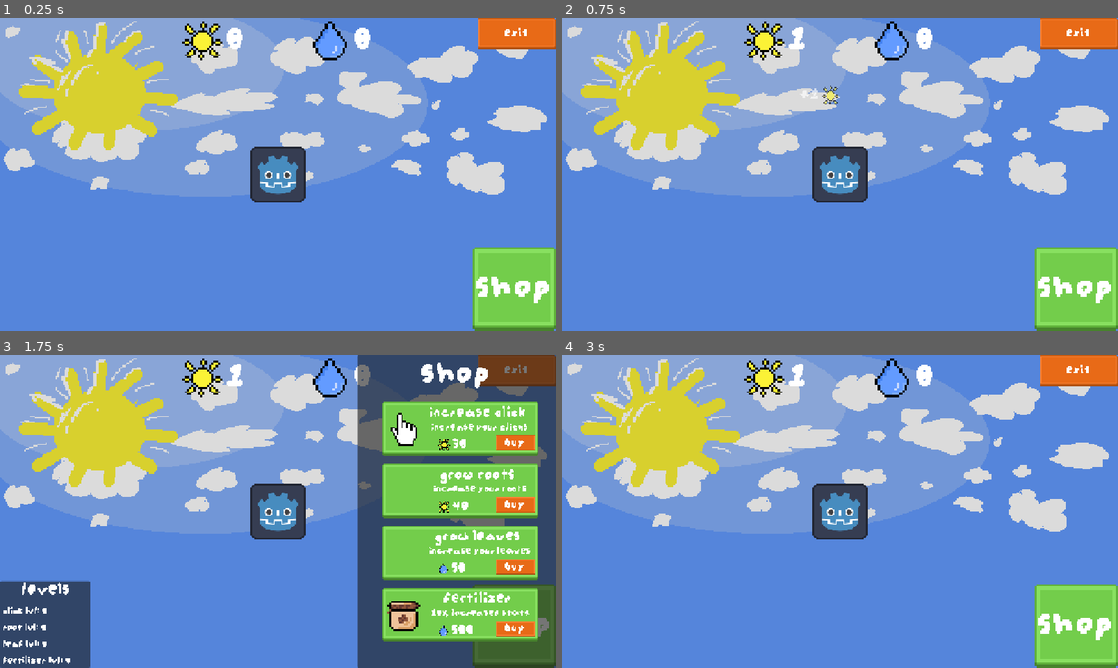
Above: before the commit, frames 1-4 (two rows, left to right).
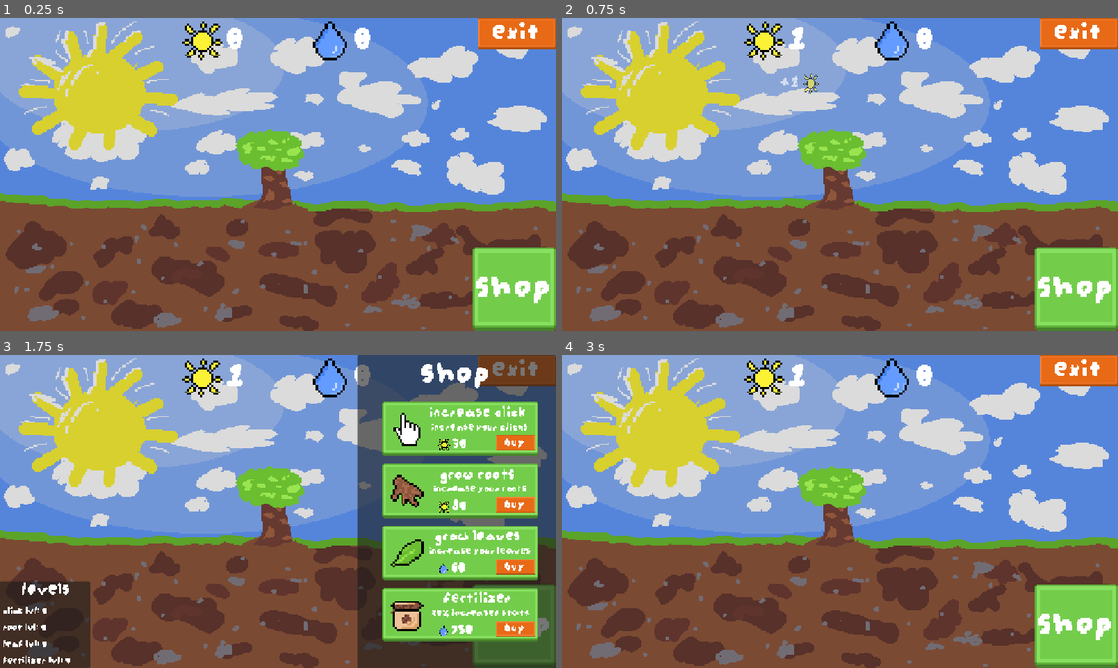
Above: after the commit, the same moments.

Repository: 8-Square/Sun-Roots
Game: Godot game, scene res://Scene/MainScene.tscn
Same seed, same stepped clock (60 frames per second), same inputs: the game is played once before the commit and once after it. The project has no main scene, so this scene is started directly.
Inputs (mouse positions are in pixels of both pictures, inside the frame that each line leads up to):
- Up to frame 1 (0.25 s): no input
- Up to frame 2 (0.75 s): click (840, 174) at 0.5 s
- Up to frame 3 (1.75 s): click "Shop" at 1.25 s
- Up to frame 4 (3 s): click "Buy" at 2 s; click (840, 511) at 2.75 s

The runs differ from the first frame. In frame 1, 40% of the frame differs, in the area x 0-100%, y 1-100%; in frame 2, 40%; in frame 3, 35%; in frame 4, 40%.

Commit message:
More assets + small fixes

Diff:
--- a/Scene/IntroScene.tscn
+++ b/Scene/IntroScene.tscn
@@ -5,6 +5,7 @@
 [ext_resource type="Texture2D" uid="uid://di0qjh5vxivd3" path="res://Asset/Sun.png" id="2_qrgkb"]
 [ext_resource type="FontFile" uid="uid://dmr2t0mse8d3m" path="res://Asset/augiepixel.ttf" id="2_vvwfm"]
 [ext_resource type="Texture2D" uid="uid://oq3p1lgmxgud" path="res://Asset/green_pressed_rectangle.png" id="3_t0bfu"]
+[ext_resource type="Texture2D" uid="uid://byavy0sdes7q2" path="res://Asset/mainMenu.png" id="3_vgon5"]
 
 [sub_resource type="Theme" id="Theme_qrgkb"]
 default_font = ExtResource("2_vvwfm")
@@ -37,6 +38,16 @@
 mouse_filter = 2
 color = Color(0.92156863, 0.78039217, 0.4117647, 1)
 
+[node name="TextureRect2" type="TextureRect" parent="." unique_id=498903029]
+layout_mode = 1
+anchors_preset = 15
+anchor_right = 1.0
+anchor_bottom = 1.0
+grow_horizontal = 2
+grow_vertical = 2
+texture = ExtResource("3_vgon5")
+stretch_mode = 2
+
 [node name="TextureRect" type="TextureRect" parent="." unique_id=845415636]
 layout_mode = 0
 offset_left = -25.0
@@ -55,12 +66,13 @@
 anchor_right = 0.5
 anchor_bottom = 0.5
 offset_left = -124.0
-offset_top = 54.0
+offset_top = 46.0
 offset_right = -4.0
-offset_bottom = 154.0
+offset_bottom = 146.0
 grow_horizontal = 2
 grow_vertical = 2
 scale = Vector2(2, 2)
+metadata/_edit_use_anchors_ = true
 
 [node name="PlayButton" type="TextureButton" parent="CanvasLayer/VBoxContainer" unique_id=1450592724]
 layout_mode = 2
@@ -93,6 +105,8 @@
 grow_horizontal = 2
 grow_vertical = 2
 mouse_filter = 2
+theme_override_fonts/normal_font = ExtResource("2_vvwfm")
+theme_override_font_sizes/normal_font_size = 35
 text = "Quit"
 horizontal_alignment = 1
 vertical_alignment = 1
--- a/Scene/MainScene.tscn
+++ b/Scene/MainScene.tscn
@@ -1,11 +1,11 @@
 [gd_scene format=3 uid="uid://cdproymfab0up"]
 
 [ext_resource type="Script" uid="uid://57g2sb7d4yq7" path="res://Script/main_scene.gd" id="1_hcm6b"]
-[ext_resource type="Texture2D" uid="uid://ck6dy5cuxsous" path="res://Asset/plant.svg" id="1_uptpg"]
 [ext_resource type="Texture2D" uid="uid://cl2ihbxsvhmk5" path="res://Asset/green.png" id="2_rfu1n"]
 [ext_resource type="FontFile" uid="uid://dmr2t0mse8d3m" path="res://Asset/augiepixel.ttf" id="4_l7vlk"]
 [ext_resource type="Texture2D" uid="uid://bf6l0y2p8pi2l" path="res://Asset/red_rectangle.png" id="5_ly247"]
 [ext_resource type="Texture2D" uid="uid://dxloogjp40llg" path="res://Asset/sun_small.png" id="5_nr04c"]
+[ext_resource type="Texture2D" uid="uid://djsh5u6cir151" path="res://Asset/tree.png" id="5_so1si"]
 [ext_resource type="Texture2D" uid="uid://cfn0eoewbro8e" path="res://Asset/water_small.png" id="6_i8335"]
 [ext_resource type="Texture2D" uid="uid://b357blrkvttq3" path="res://Asset/Sky.png" id="7_i8335"]
 [ext_resource type="Script" uid="uid://ckp0oo3hswaqh" path="res://Script/shop.gd" id="7_u8a2y"]
@@ -45,8 +45,9 @@
 offset_bottom = 20.0
 grow_horizontal = 2
 grow_vertical = 2
+scale = Vector2(1.7, 1.7)
 pivot_offset_ratio = Vector2(0.5, 0.5)
-texture_normal = ExtResource("1_uptpg")
+texture_normal = ExtResource("5_so1si")
 
 [node name="Upgrades" type="TextureButton" parent="CanvasLayer" unique_id=702208475]
 anchors_preset = 3
@@ -278,6 +279,7 @@
 grow_vertical = 2
 mouse_filter = 2
 theme = SubResource("Theme_nr04c")
+theme_override_font_sizes/normal_font_size = 45
 text = "Exit"
 horizontal_alignment = 1
 vertical_alignment = 1
--- a/Scene/ShopUpgrade.tscn
+++ b/Scene/ShopUpgrade.tscn
@@ -20,9 +20,9 @@
 anchors_preset = 4
 anchor_top = 0.5
 anchor_bottom = 0.5
-offset_left = 8.0
+offset_left = 13.0
 offset_top = -25.0
-offset_right = 58.0
+offset_right = 63.0
 offset_bottom = 25.0
 grow_vertical = 2
 texture = ExtResource("1_ll5qo")
--- a/Script/fertilizer.tres
+++ b/Script/fertilizer.tres
@@ -8,11 +8,11 @@
 script = ExtResource("2_7xden")
 id = "fertilizer"
 display_name = "Fertilizer"
-description = "10% Increased stats"
+description = "20% Increased stats"
 currency = "Water"
 currency_icon = ExtResource("1_7iyi2")
-base_cost = 500.0
+base_cost = 750.0
 cost_multiplier = 1.3
-effect = 0.1
+effect = 0.2
 icon = ExtResource("2_g0i1g")
 metadata/_custom_type_script = "uid://c2ehhant3t00d"
--- a/Script/main_scene.gd
+++ b/Script/main_scene.gd
@@ -12,7 +12,7 @@
 
 var sunlight: float = 0.0
 var spc: float = 1 # sun per click
-var sps: float = 1 # sun per second
+var sps: float = 0 # sun per second
 
 var water: float = 0.0
 var wps: float = 0.0 # water per click
--- a/Script/upgrade_leaf.tres
+++ b/Script/upgrade_leaf.tres
@@ -2,6 +2,7 @@
 
 [ext_resource type="Script" uid="uid://c2ehhant3t00d" path="res://Script/upgrade.gd" id="1_ahdpn"]
 [ext_resource type="Texture2D" uid="uid://cfn0eoewbro8e" path="res://Asset/water_small.png" id="1_obtlj"]
+[ext_resource type="Texture2D" uid="uid://cu22d37uhld13" path="res://Asset/leaf.png" id="2_okw08"]
 
 [resource]
 script = ExtResource("1_ahdpn")
@@ -10,7 +11,8 @@
 description = "Increase your leaves"
 currency = "Water"
 currency_icon = ExtResource("1_obtlj")
-base_cost = 50.0
+base_cost = 60.0
 cost_multiplier = 1.15
-effect = 0.5
+effect = 1.0
+icon = ExtResource("2_okw08")
 metadata/_custom_type_script = "uid://c2ehhant3t00d"
--- a/Script/upgrade_root.tres
+++ b/Script/upgrade_root.tres
@@ -2,6 +2,7 @@
 
 [ext_resource type="Script" uid="uid://c2ehhant3t00d" path="res://Script/upgrade.gd" id="1_islm6"]
 [ext_resource type="Texture2D" uid="uid://dxloogjp40llg" path="res://Asset/sun_small.png" id="1_nuche"]
+[ext_resource type="Texture2D" uid="uid://detmv7xuhl62s" path="res://Asset/root.png" id="2_4j0aj"]
 
 [resource]
 script = ExtResource("1_islm6")
@@ -10,7 +11,8 @@
 description = "Increase your roots"
 currency = "Sunlight"
 currency_icon = ExtResource("1_nuche")
-base_cost = 40.0
-cost_multiplier = 1.1
-effect = 0.6
+base_cost = 80.0
+cost_multiplier = 1.15
+effect = 0.8
+icon = ExtResource("2_4j0aj")
 metadata/_custom_type_script = "uid://c2ehhant3t00d"
Binary file added: Asset/MainMenuWIP.ase
Binary file added: Asset/Sky.ase
Binary file added: Asset/Sky.aseprite
Binary file changed: Asset/Sky.png
Binary file added: Asset/leaf.png
Not shown, added: Asset/leaf.png.import
Binary file added: Asset/mainMenu.png
Not shown, added: Asset/mainMenu.png.import
Binary file added: Asset/root.png
Not shown, added: Asset/root.png.import
Binary file added: Asset/tree.png
Not shown, added: Asset/tree.png.import
(and 2 more such lines)
